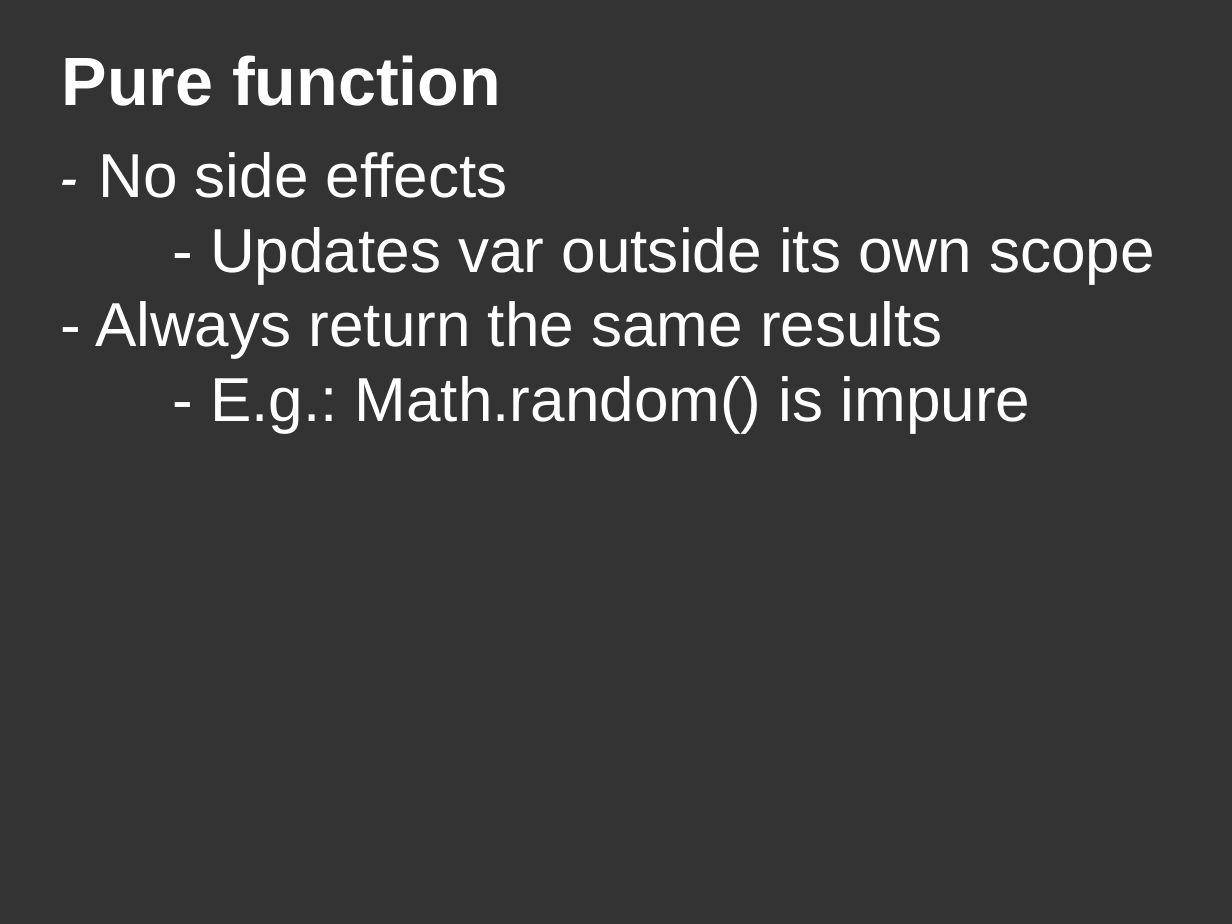
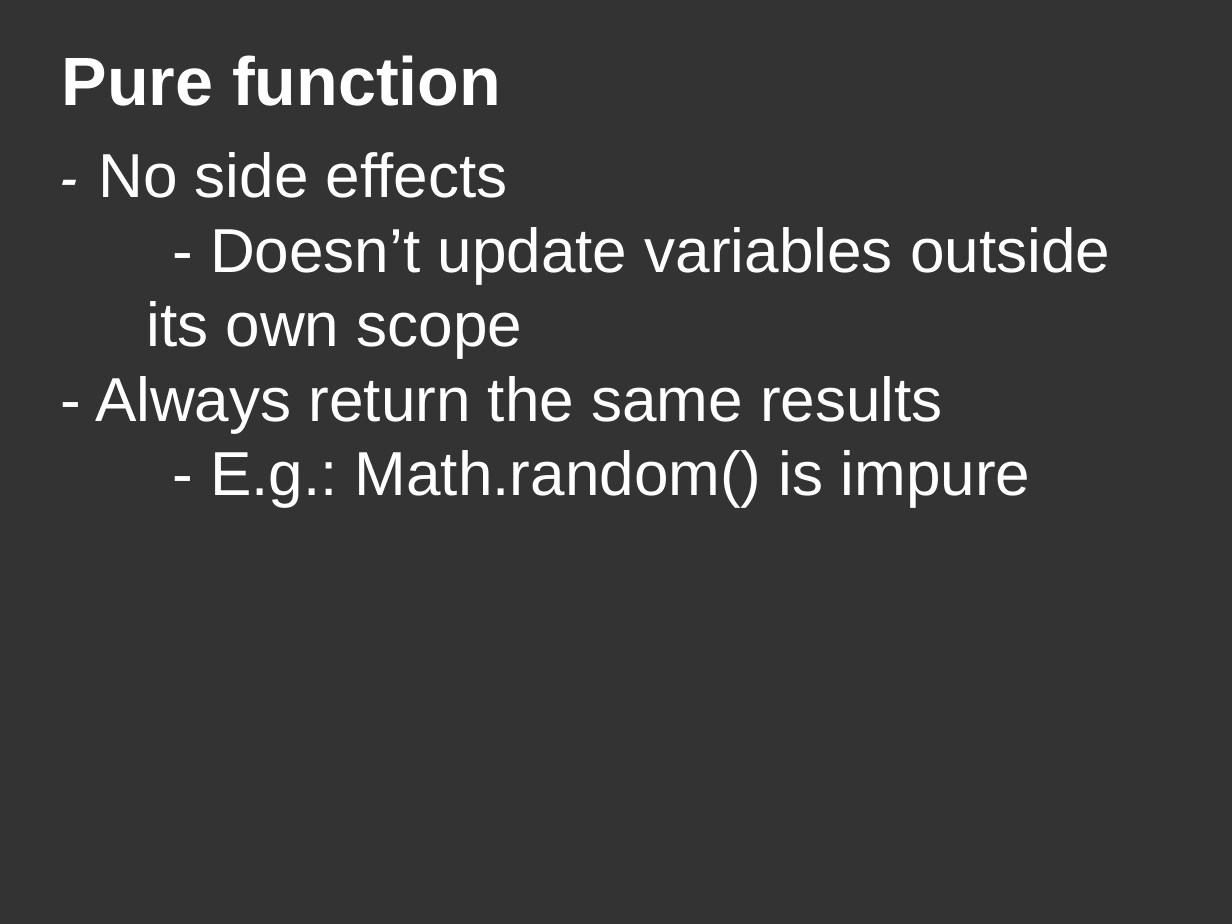
Before and after one commit to DanYellow/presentations, a slide deck: slide 8 of unit-tests/presentation.odp. Drawn at 1232x924 pixels with LibreOffice and Linux fonts; fonts in the diff are those of the drawing. Boxes give left, top, right and bottom in pixels: in the first picture for what was removed or moved away, otherwise in the second. Text is boxed around its words. In the diff, an @@ line names an element or a change of style, - is before the commit and + after.

```diff
--- a/unit-tests/presentation.odp
+++ b/unit-tests/presentation.odp
@@ title at [95,152,1110,507]: text changed @@
-- No side effects
-- Updates var outside its own scope
-- Always return the same results
-- E.g.: Math.random() is impure
+- No side effects
+- Doesn’t update variables outside
+its own scope
+- Always return the same results
+- E.g.: Math.random() is impure
```
Also in this commit, not shown: 1 other slide changed, 1 slide added, 1 slide removed, 1 other file.
